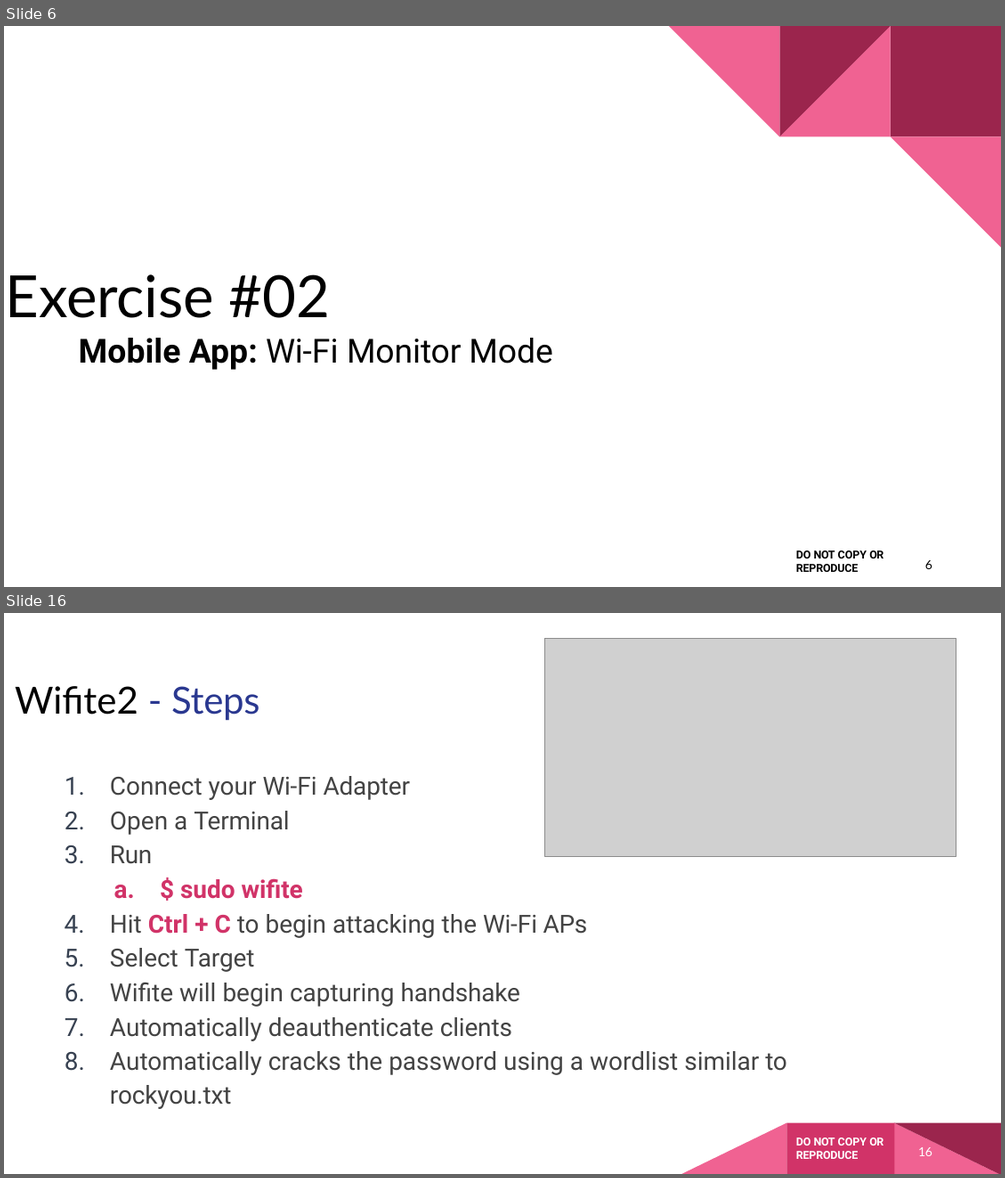
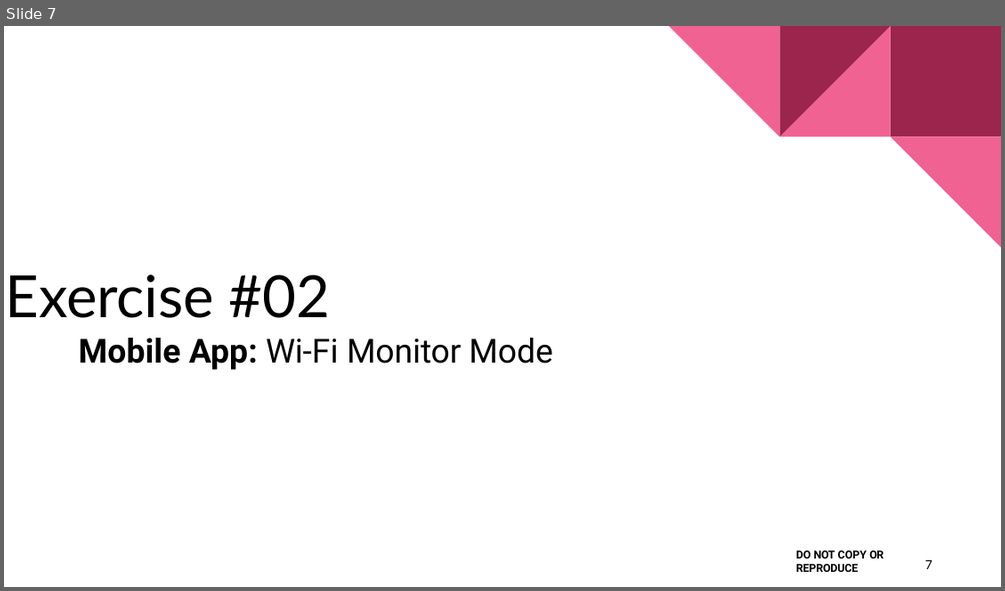
Before and after one commit to nprobert/AutoISAC-ACT-AdvWireless, a slide deck: 3 ACT AW - WiFi.pptx. Shown one above the other, each under a label of ours: slides 6 and 16 before the commit, slide 7 after it; the slides between them are not shown. The pictures are 1005x1178 and 1005x591 pixels, drawn with LibreOffice and Linux fonts; fonts in the diff are those of the drawing; grey boxes stand for pictures. Boxes give left, top, right and bottom in pixels: in the first picture for what was removed or moved away, otherwise in the second. Text is boxed around its words. In the diff, an @@ line names an element or a change of style, - is before the commit and + after.

```diff
--- a/3 ACT AW - WiFi.pptx
+++ b/3 ACT AW - WiFi.pptx
@@ slide 16 removed at (4,613,1001,1174), background #FFFFFF @@
@@ picture removed at (545,638,956,856) @@
@@ title removed at (15,686,259,721) @@
-Wiﬁte2 - Steps
@@ text removed at (110,776,786,1109) @@
-1. Connect your Wi-Fi Adapter
-2. Open a Terminal
-3. Run
-  a. $ sudo wiﬁte
-4. Hit Ctrl + C to begin attacking the Wi-Fi APs
-5. Select Target
-6. Wiﬁte will begin capturing handshake
-7. Automatically deauthenticate clients
-8. Automatically cracks the password using a wordlist similar to rockyou.txt
@@ freeform shape removed at (681,1123,787,1174) @@
@@ freeform shape removed at (787,1123,895,1174) @@
@@ text removed at (796,1137,883,1159) @@
-DO NOT COPY OR REPRODUCE
@@ freeform shape removed at (894,1123,999,1174) @@
@@ freeform shape removed at (894,1123,1001,1174) @@
@@ page number removed at (918,1147,932,1156) @@
-16
@@ what was slide 6 is now slide 7 @@
@@ page number at (925,560,932,569): text changed @@
-6
+7
```
Also in this commit, not shown: 3 slides changed, 1 slide added, 15 other slides removed, 1 other file.
